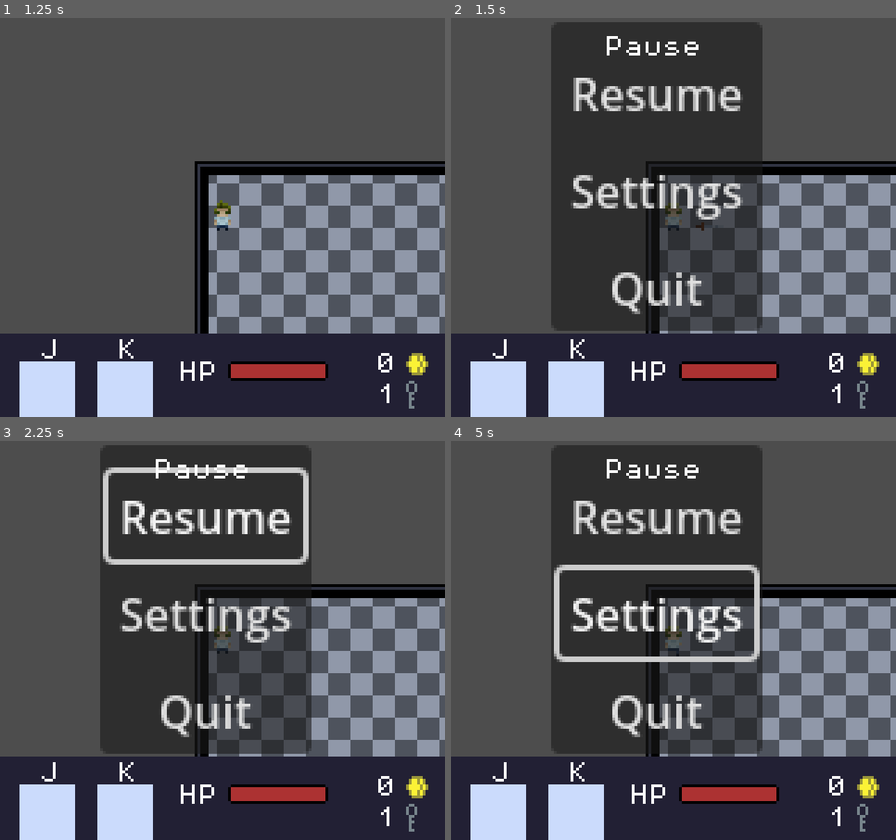
Above: before the commit, frames 1-4 (two rows, left to right).
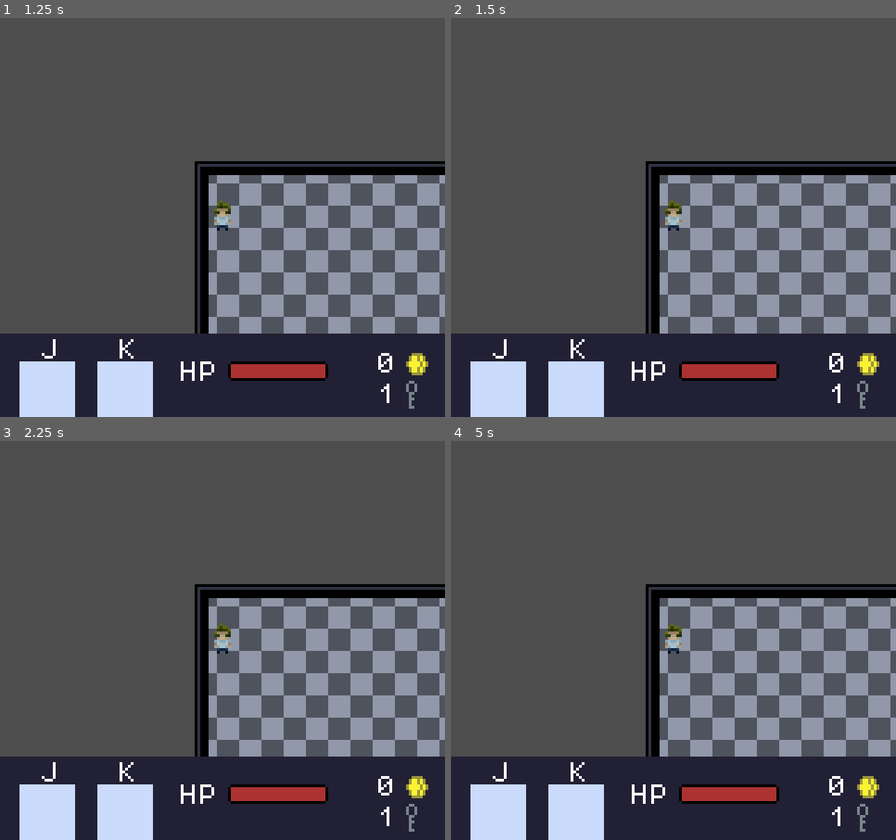
Above: after the commit, the same moments.

Repository: GaetanoRe/GroceryQuest
Game: Godot game, scene res://scenes/UI/main_menu.tscn
Two runs of this game, one before a commit and one after it. Both use one fixed random seed, a clock stepped at 60 frames per second and the inputs below. The engine's default icon, where the game draws it, is replaced by a stand-in: a white triangle on a blue panel in a dark square.
Inputs (mouse positions are in pixels of both pictures, inside the frame that each line leads up to):
- Up to frame 1 (1.25 s): click "play" at 0.5 s
- Up to frame 2 (1.5 s): tap Enter (pause) at 1.25 s; hold D (walk_right) from 1.28 s (still down); tap J (item1) at 1.35 s
- Up to frame 3 (2.25 s): release D (walk_right) at 2 s; click (204, 516) at 2 s, where only the run before the commit has a clickable "Resume"
- Up to frame 4 (5 s): click (655, 612) at 2.75 s, where only the run before the commit has a clickable "Settings"; hold S (walk_down) 3.53-4.28 s; tap K (item2) at 3.6 s; hold D (walk_right) from 4.28 s (still down); tap J (item1) at 4.35 s

Frame 1 is identical in both runs. In frame 2, 34% of the frame differs, in the area x 22-70%, y 1-79%; in frame 3, 34%; in frame 4, 34%.

Commit message:
improved pause system. still broken

Diff:
--- a/scenes/UI/ui.tscn
+++ b/scenes/UI/ui.tscn
@@ -440,30 +440,6 @@
 grow_horizontal = 2
 grow_vertical = 2
 
-[node name="VBoxContainer" type="VBoxContainer" parent="PauseMenu/Panel"]
-layout_mode = 0
-offset_left = 3.0
-offset_top = 10.0
-offset_right = 73.0
-offset_bottom = 65.0
-
-[node name="Resume" type="Button" parent="PauseMenu/Panel/VBoxContainer"]
-texture_filter = 1
-layout_mode = 2
-text = "Resume"
-flat = true
-
-[node name="Settings" type="Button" parent="PauseMenu/Panel/VBoxContainer"]
-layout_mode = 2
-text = "Settings
-"
-flat = true
-
-[node name="Quit" type="Button" parent="PauseMenu/Panel/VBoxContainer"]
-layout_mode = 2
-text = "Quit"
-flat = true
-
 [node name="TextEdit" type="Label" parent="PauseMenu/Panel"]
 layout_mode = 0
 offset_left = 19.0
@@ -472,6 +448,30 @@
 offset_bottom = 16.0
 text = "Pause"
 label_settings = SubResource("LabelSettings_n7scb")
+
+[node name="VBoxContainer" type="VBoxContainer" parent="PauseMenu"]
+layout_mode = 0
+offset_left = 39.0
+offset_top = 12.0
+offset_right = 109.0
+offset_bottom = 113.0
+
+[node name="Resume" type="Button" parent="PauseMenu/VBoxContainer"]
+texture_filter = 1
+layout_mode = 2
+text = "Resume"
+flat = true
+
+[node name="Settings" type="Button" parent="PauseMenu/VBoxContainer"]
+layout_mode = 2
+text = "Settings
+"
+flat = true
+
+[node name="Quit" type="Button" parent="PauseMenu/VBoxContainer"]
+layout_mode = 2
+text = "Quit"
+flat = true
 
 [node name="GameOver_blackscreen" type="ColorRect" parent="."]
 visible = false
@@ -505,3 +505,7 @@
 libraries = {
 "": SubResource("AnimationLibrary_cvajs")
 }
+
+[connection signal="pressed" from="PauseMenu/VBoxContainer/Resume" to="PauseMenu" method="_on_resume_pressed"]
+[connection signal="pressed" from="PauseMenu/VBoxContainer/Settings" to="PauseMenu" method="_on_settings_pressed"]
+[connection signal="pressed" from="PauseMenu/VBoxContainer/Quit" to="PauseMenu" method="_on_quit_pressed"]
--- a/scenes/main_scene.tscn
+++ b/scenes/main_scene.tscn
@@ -1,8 +1,9 @@
-[gd_scene load_steps=4 format=3 uid="uid://cd7ecr112ptl3"]
+[gd_scene load_steps=5 format=3 uid="uid://cd7ecr112ptl3"]
 
 [ext_resource type="Script" path="res://scripts/main_scene.gd" id="1_l64jn"]
 [ext_resource type="PackedScene" uid="uid://dbdj3lxxu5qb1" path="res://scenes/UI/ui.tscn" id="3_2vev7"]
 [ext_resource type="PackedScene" uid="uid://ctvmtep3edk17" path="res://scenes/keymaster.tscn" id="4_ov1qd"]
+[ext_resource type="PackedScene" uid="uid://wq2f26vs7flm" path="res://scenes/generation_scenes/world.tscn" id="4_xdca8"]
 
 [node name="MainScene" type="Node"]
 script = ExtResource("1_l64jn")
@@ -10,3 +11,5 @@
 [node name="UI" parent="." instance=ExtResource("3_2vev7")]
 
 [node name="Keymaster" parent="." instance=ExtResource("4_ov1qd")]
+
+[node name="World" parent="." instance=ExtResource("4_xdca8")]
--- a/scripts/UI/pause_menu.gd
+++ b/scripts/UI/pause_menu.gd
@@ -1,14 +1,24 @@
 extends Control
 
+@onready var main_scene = get_parent().get_parent()
 
+signal game_paused
 
 func _ready():
 	hide()
 
+
 func _process(delta):
-
-	if(Input.is_action_just_pressed("pause") and !global.is_paused):
+	if(main_scene.is_paused):
+		show()
+	else:
 		hide()
 
-	if(Input.is_action_just_pressed("pause") and global.is_paused):
-		show()
+func _on_resume_pressed():
+	main_scene.is_paused = false
+
+func _on_settings_pressed():
+	pass # Replace with function body.
+
+func _on_quit_pressed():
+	main_scene.get_tree().quit()
--- a/scripts/main_scene.gd
+++ b/scripts/main_scene.gd
@@ -2,20 +2,34 @@
 
 class_name MainScene
 
-var world
+@onready var world = $World
+@onready var ui = $UI
+
+
+
 var player : Player
 var animation_player : AnimationPlayer
+var is_paused = false
+
 
 func _ready():
-	load_world()
 	player = get_tree().get_first_node_in_group("player")
 	animation_player = $UI/AnimationPlayer
 	world.player_dead.connect(game_over)
 
 
+
 func _process(delta) -> void:
 	if(Input.is_action_just_pressed("quit")) :
 		get_tree().quit()
+
+	if(Input.is_action_just_pressed("pause")):
+		if(is_paused):
+			is_paused = false
+		else:
+			is_paused = true
+
+	world.get_tree().paused = is_paused
 
 	#If the player dies, call game_over function
 #
@@ -25,10 +39,5 @@
 	await get_tree().create_timer(2.5).timeout
 	get_tree().reload_current_scene()
 
-func load_world():
-	var world_scene = load("res://scenes/generation_scenes/world.tscn")
-	world = world_scene.instantiate()
-	add_child(world)
-
 func reload_world():
 	pass
--- a/scripts/misc/body.gd
+++ b/scripts/misc/body.gd
@@ -14,8 +14,7 @@
 var knockback_resistence : float
 
 func _physics_process(delta):
-	if(!global.is_paused):
-		move_and_slide()
+	move_and_slide()
 
 
 func deal_with_damage(dam : int, knock : int):
--- a/scripts/misc/global.gd
+++ b/scripts/misc/global.gd
@@ -3,23 +3,14 @@
 class_name Global
 
 enum item_type {Weapon, Consumable, Tool}
-
-enum weapon_type{Swing, Thrust, Ranged, None}
+enum weapon_type {Swing, Thrust, Ranged, None}
 
 @onready var is_paused = false
-
+signal game_paused
+signal game_unpaused
 
 func _ready():
 	pass
 
 func _process(delta):
-	if((Input.is_action_just_pressed("pause") or Input.is_action_just_pressed("inventory")) and !is_paused):
-		pause()
-	elif((Input.is_action_just_pressed("pause") or Input.is_action_just_pressed("inventory")) and is_paused):
-		unpause()
-
-func pause():
-	is_paused = true
-
-func unpause():
-	is_paused = false
+	pass
